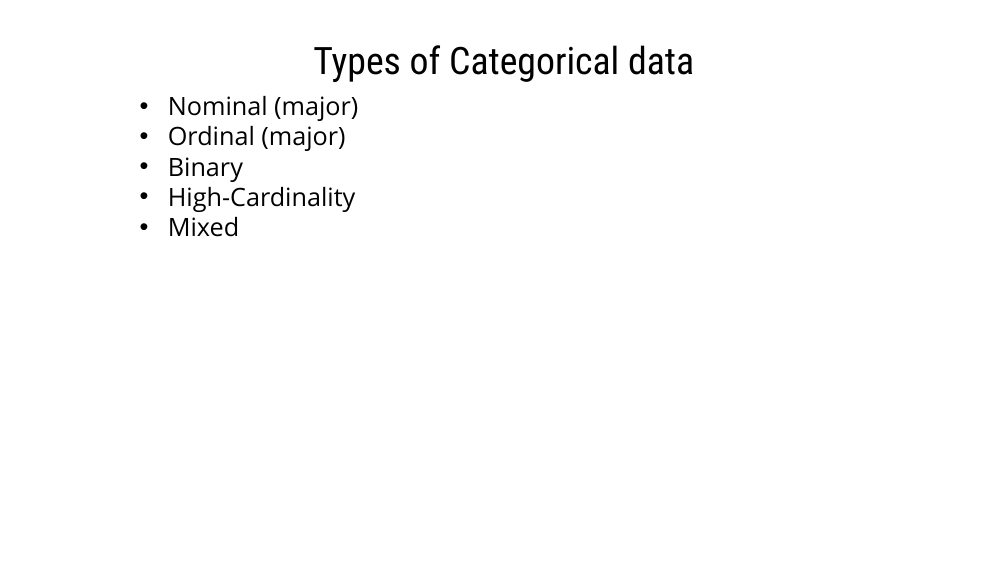
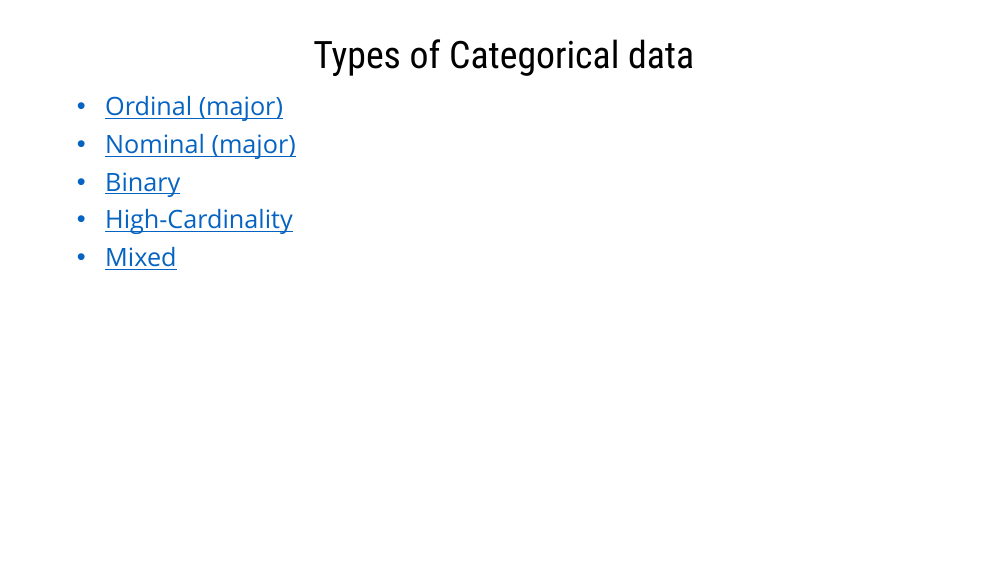
Before and after one commit to gmrr40058/data-science-ml-python-ostad, a slide deck: slide 2 of My Note and Practice/Text to Numerical Data Conversion/Categorical(Text to Numeric) data conversion-CTtN/Categorical Data.pptx. Drawn at 1008x567 pixels with LibreOffice and Linux fonts; fonts in the diff are those of the drawing. Boxes give left, top, right and bottom in pixels: in the first picture for what was removed or moved away, otherwise in the second. Text is boxed around its words. In the diff, an @@ line names an element or a change of style, - is before the commit and + after.

Commit message:
Slide titles have been added.

```diff
--- a/My Note and Practice/Text to Numerical Data Conversion/Categorical(Text to Numeric) data conversion-CTtN/Categorical Data.pptx
+++ b/My Note and Practice/Text to Numerical Data Conversion/Categorical(Text to Numeric) data conversion-CTtN/Categorical Data.pptx
@@ title "Types of Categorical data" at (x1=313, y1=39, x2=694, y2=76): line spacing 1 to 0.9; vertical alignment top to middle @@
@@ text "Ordinal (major)" moved from (x1=168, y1=96, x2=358, y2=237) to (x1=105, y1=96, x2=296, y2=270) @@
@@ text at (x1=105, y1=96, x2=283, y2=121): paragraph added @@
+• Ordinal (major)
@@ text at (x1=105, y1=134, x2=296, y2=270): text colour #000000 to #0563C1, underline on in "Nominal (major)", "Binary", "High-Cardinality", "Mixed"; line spacing 1 to 0.9; more space between paragraphs @@
@@ text at (x1=168, y1=126, x2=345, y2=151): paragraph removed @@
-• Ordinal (major)
```
Also in this commit, not shown: 7 other slides changed, 4 slides added, 17 slides removed.
